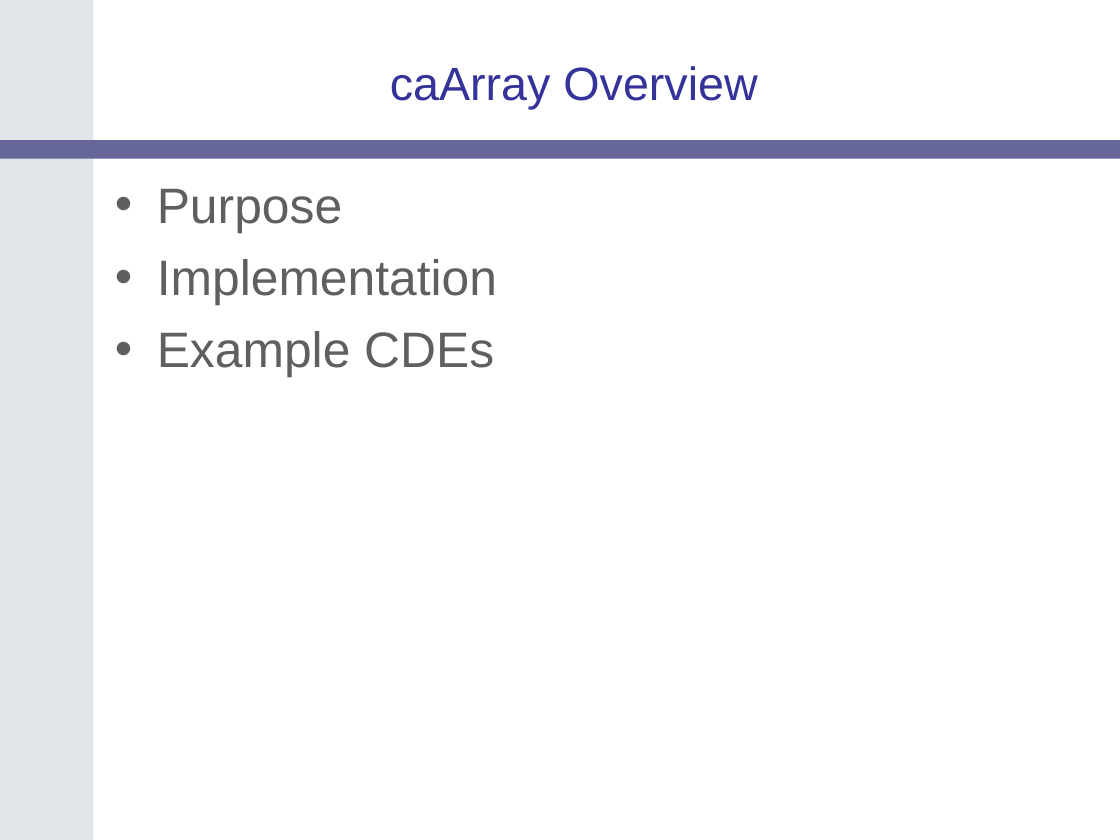
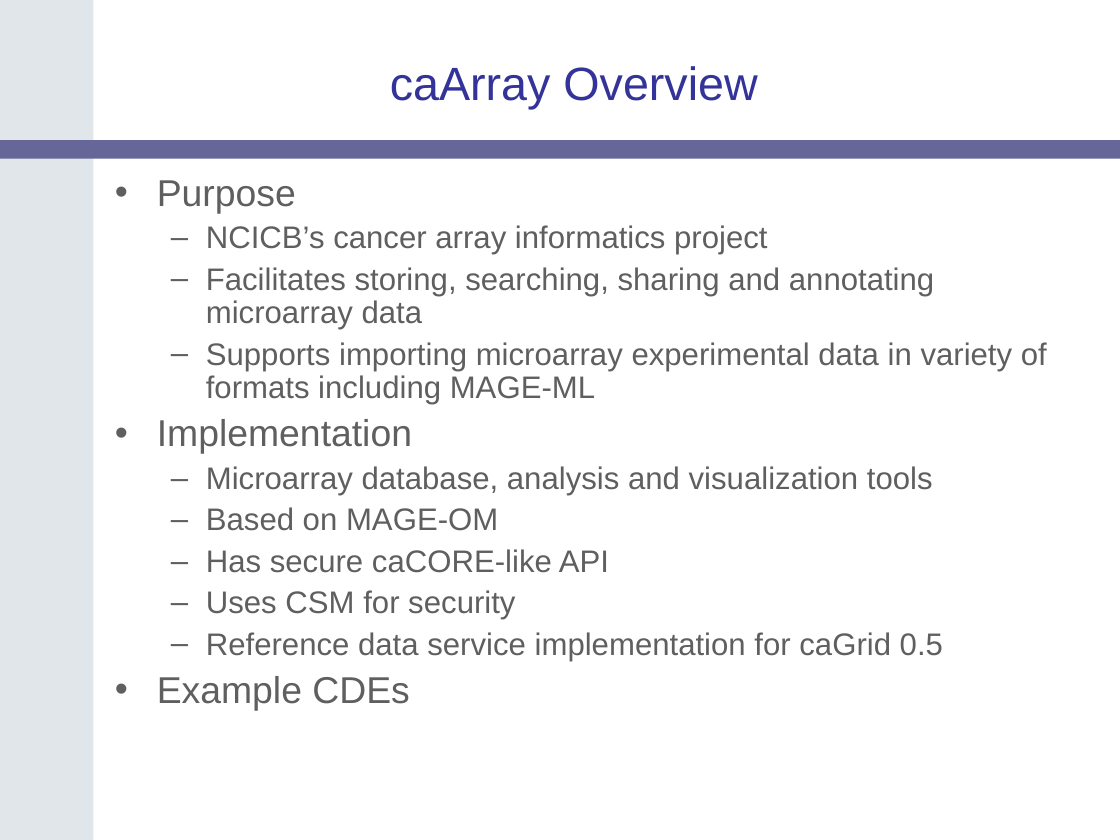
Before and after one commit to NCIP/catrip, a slide deck: slide 14 of catrip/documentation/presentations/catrip_f2f_2006_05/catrip_f2f_introduction_2006_05.ppt. Drawn at 1120x840 pixels with LibreOffice and Linux fonts; fonts in the diff are those of the drawing; background and template pictures are left out. Boxes give left, top, right and bottom in pixels: in the first picture for what was removed or moved away, otherwise in the second. Text is boxed around its words. In the diff, an @@ line names an element or a change of style, - is before the commit and + after.

Commit message:
Added details on caBIG tools
SVN-Revision: 63

```diff
--- a/catrip/documentation/presentations/catrip_f2f_2006_05/catrip_f2f_introduction_2006_05.ppt
+++ b/catrip/documentation/presentations/catrip_f2f_2006_05/catrip_f2f_introduction_2006_05.ppt
@@ text at (157, 180, 412, 711): size 32 to 24 pt in "Purpose", "Implementation", "Example CDEs"; line spacing 1 to 0.9; less space between paragraphs @@
@@ text at (206, 225, 1047, 404): paragraphs added @@
+  – NCICB’s cancer array informatics project
+  – Facilitates storing, searching, sharing and annotating microarray data
+  – Supports importing microarray experimental data in variety of formats including MAGE-ML
@@ text at (206, 466, 943, 661): paragraphs added @@
+  – Microarray database, analysis and visualization tools
+  – Based on MAGE-OM
+  – Has secure caCORE-like API
+  – Uses CSM for security
+  – Reference data service implementation for caGrid 0.5
```
Also in this commit, not shown: 7 other slides changed.
